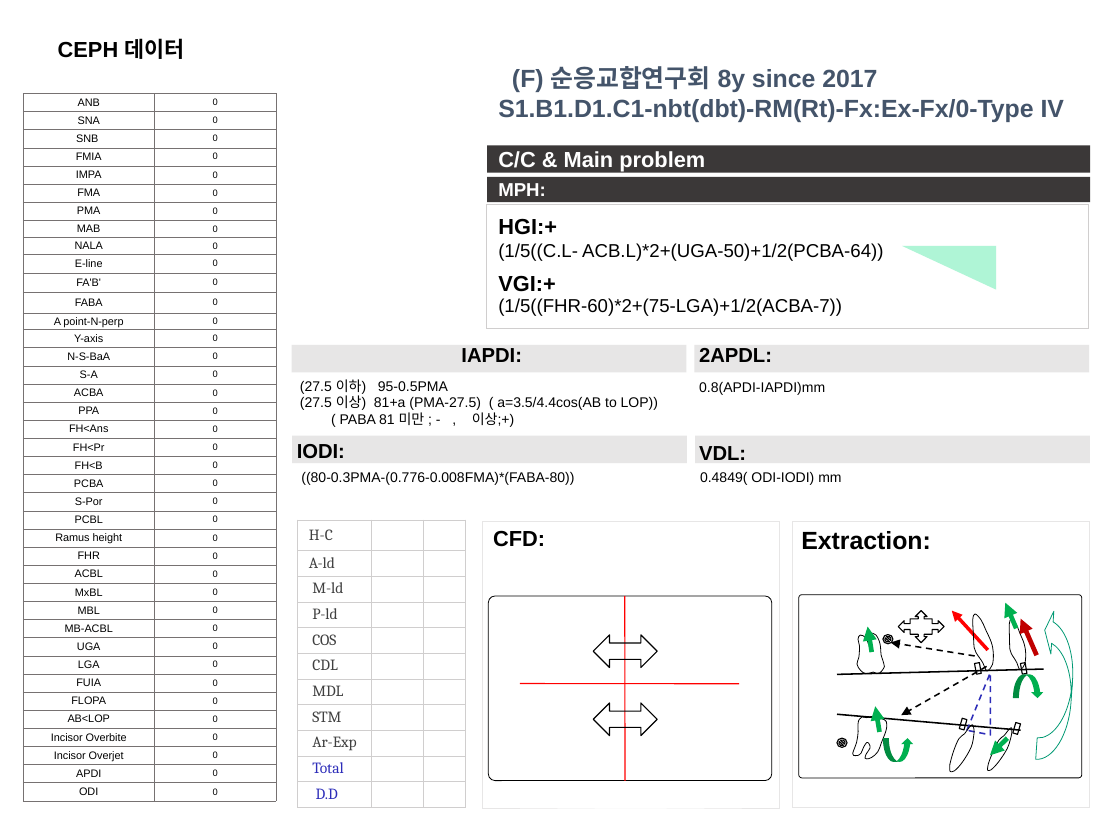
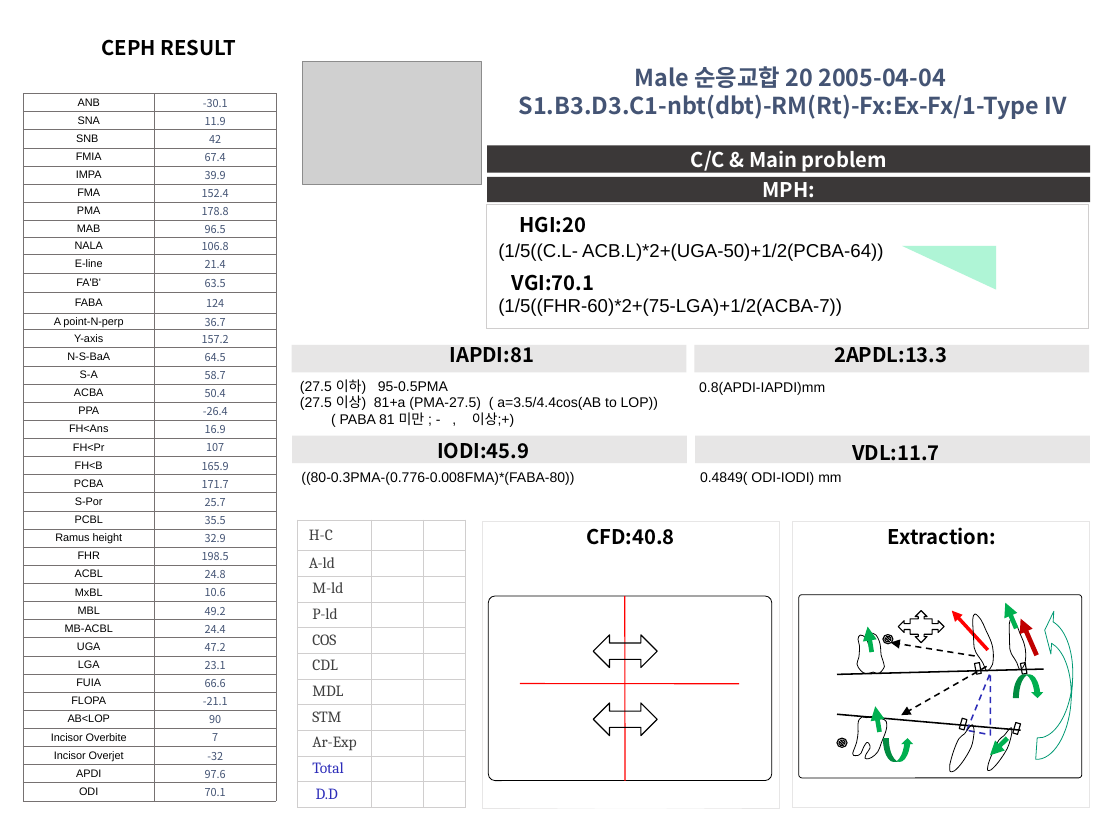
Before and after one commit to DrOksusu/koco_ppt, a slide deck: slide 1 of output_ppt.pptx. Drawn at 1120x840 pixels with LibreOffice and Linux fonts; fonts in the diff are those of the drawing; grey boxes stand for pictures. Boxes give left, top, right and bottom in pixels: in the first picture for what was removed or moved away, otherwise in the second. Text is boxed around its words. In the diff, an @@ line names an element or a change of style, - is before the commit and + after.

```diff
--- a/output_ppt.pptx
+++ b/output_ppt.pptx
@@ text at <box>101,39,235,56</box>: text changed; size 14 to 13 pt; font Arial to Noto Sans CJK KR @@
-CEPH 데이터
+CEPH RESULT
@@ picture added at <box>302,62,482,185</box> @@
@@ text at <box>519,66,1067,119</box>: text changed; size 16 to 15 pt; font Arial to Noto Sans CJK KR; text colour #44546A to #445474 @@
-(F) 순응교합연구회 8y since 2017
-S1.B1.D1.C1-nbt(dbt)-RM(Rt)-Fx:Ex-Fx/0-Type IV
+Male 순응교합 20 2005-04-04
+S1.B3.D3.C1-nbt(dbt)-RM(Rt)-Fx:Ex-Fx/1-Type IV
@@ table at <box>24,93,277,802</box> @@
-row 1, column 2: 0
+row 1, column 2: -30.1
-row 2, column 2: 0
+row 2, column 2: 11.9
-row 3, column 2: 0
+row 3, column 2: 42
-row 4, column 2: 0
+row 4, column 2: 67.4
-row 5, column 2: 0
+row 5, column 2: 39.9
-row 6, column 2: 0
+row 6, column 2: 152.4
-row 7, column 2: 0
+row 7, column 2: 178.8
-row 8, column 2: 0
+row 8, column 2: 96.5
-row 9, column 2: 0
+row 9, column 2: 106.8
-row 10, column 2: 0
+row 10, column 2: 21.4
-row 11, column 2: 0
+row 11, column 2: 63.5
-row 12, column 2: 0
+row 12, column 2: 124
-row 13, column 2: 0
+row 13, column 2: 36.7
-row 14, column 2: 0
+row 14, column 2: 157.2
-row 15, column 2: 0
+row 15, column 2: 64.5
-row 16, column 2: 0
+row 16, column 2: 58.7
-row 17, column 2: 0
+row 17, column 2: 50.4
-row 18, column 2: 0
+row 18, column 2: -26.4
-row 19, column 2: 0
+row 19, column 2: 16.9
-row 20, column 2: 0
+row 20, column 2: 107
-row 21, column 2: 0
+row 21, column 2: 165.9
-row 22, column 2: 0
+row 22, column 2: 171.7
-row 23, column 2: 0
+row 23, column 2: 25.7
-row 24, column 2: 0
+row 24, column 2: 35.5
-row 25, column 2: 0
+row 25, column 2: 32.9
-row 26, column 2: 0
+row 26, column 2: 198.5
-row 27, column 2: 0
+row 27, column 2: 24.8
-row 28, column 2: 0
+row 28, column 2: 10.6
-row 29, column 2: 0
+row 29, column 2: 49.2
-row 30, column 2: 0
+row 30, column 2: 24.4
-row 31, column 2: 0
+row 31, column 2: 47.2
-row 32, column 2: 0
+row 32, column 2: 23.1
-row 33, column 2: 0
+row 33, column 2: 66.6
-row 34, column 2: 0
+row 34, column 2: -21.1
-row 35, column 2: 0
+row 35, column 2: 90
-row 36, column 2: 0
+row 36, column 2: 7
-row 37, column 2: 0
+row 37, column 2: -32
-row 38, column 2: 0
+row 38, column 2: 97.6
-row 39, column 2: 0
+row 39, column 2: 70.1
@@ rectangle "C/C & Main problem" at <box>487,146,1090,172</box>: size 14 to 13 pt, font Arial to Noto Sans CJK KR; alignment left to centre @@
@@ rectangle "MPH:" at <box>487,177,1090,203</box>: size 12 to 13 pt, font Arial to Noto Sans CJK KR; alignment left to centre @@
@@ text at <box>520,216,587,233</box>: text changed; size 14 to 13 pt; font Arial to Noto Sans CJK KR @@
-HGI:+
+HGI:20
@@ text at <box>512,274,594,291</box>: text changed; size 14 to 13 pt; font Arial to Noto Sans CJK KR @@
-VGI:+
+VGI:70.1
@@ text at <box>449,347,533,363</box>: text changed; font Arial to Noto Sans CJK KR @@
-IAPDI:
+IAPDI:81
@@ text at <box>834,347,947,363</box>: text changed; font Arial to Noto Sans CJK KR @@
-2APDL:
+2APDL:13.3
@@ text at <box>437,442,529,459</box>: text changed; font Arial to Noto Sans CJK KR @@
-IODI:
+IODI:45.9
@@ text at <box>852,445,939,461</box>: text changed; font Arial to Noto Sans CJK KR @@
-VDL:
+VDL:11.7
@@ text at <box>587,528,675,545</box>: text changed; size 14 to 13 pt; font Arial to Noto Sans CJK KR @@
-CFD:
+CFD:40.8
@@ text "Extraction:" at <box>888,527,996,545</box>: size 16 to 13 pt, font Arial to Noto Sans CJK KR; alignment left to centre @@
```
Also in this commit, not shown: 1 other slide changed, 2 slides added, 2 slides removed, 9 other files.
